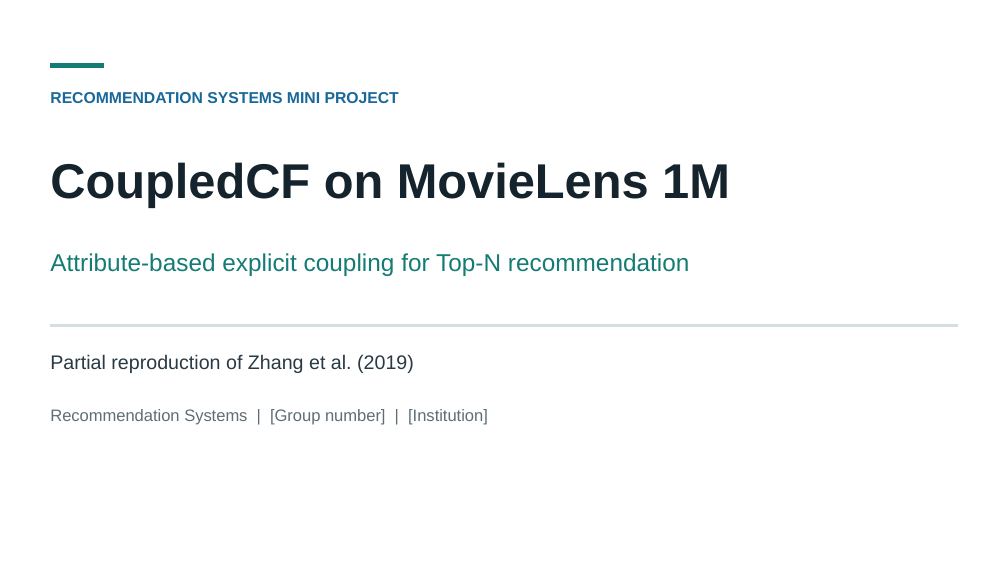
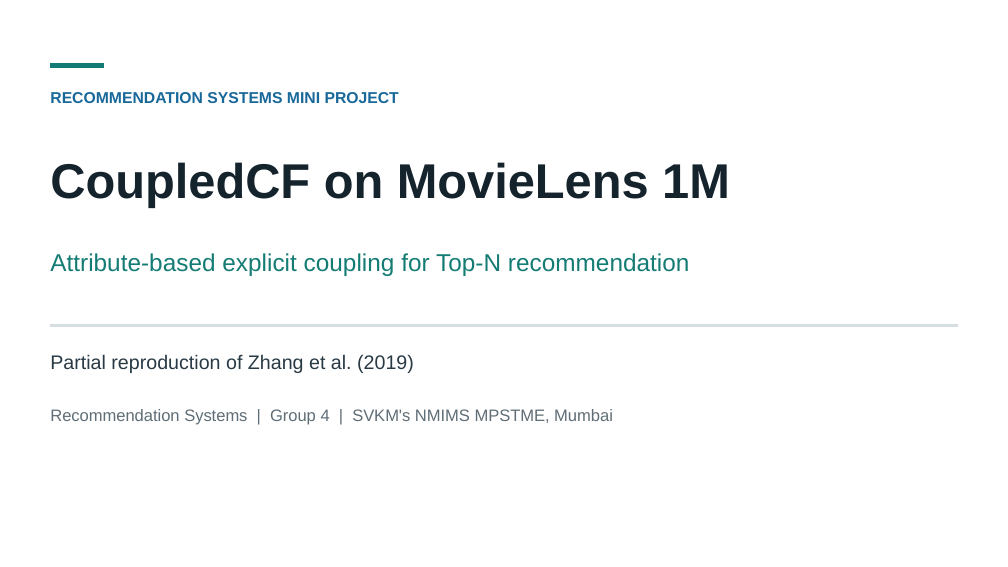
Before and after one commit to virajchoudhary/RS-CoupledCF-MiniProject, a slide deck: slide 1 of deliverables/CoupledCF_presentation.pptx. Drawn at 1008x567 pixels with LibreOffice and Linux fonts; fonts in the diff are those of the drawing. Boxes give left, top, right and bottom in pixels: in the first picture for what was removed or moved away, otherwise in the second. Text is boxed around its words. In the diff, an @@ line names an element or a change of style, - is before the commit and + after.

Commit message:
Verify Group 4 preview and harden final submission gates

```diff
--- a/deliverables/CoupledCF_presentation.pptx
+++ b/deliverables/CoupledCF_presentation.pptx
@@ text at (50,409,613,425): text changed @@
-Recommendation Systems | [Group number] | [Institution]
+Recommendation Systems | Group 4 | SVKM's NMIMS MPSTME, Mumbai
```
Also in this commit, not shown: 2 other slides changed, 27 other files.
